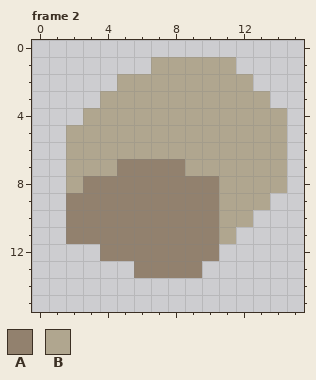
Pixel-art file, stored at levels_and_level_objects/hazards/mush_particles.aseprite. Above is the file before it was changed.
16x16 pixels, 3 frames. Shown: frame 2. The commit also changed other frames, which this record leaves out.
Palette (. is transparent): A #92816e  B #b0a68f
Pixels before, frame 2, first column x 2:
 1 .....BBBBB...
 2 ...BBBBBBBB..
 3 ..BBBBBBBBBB.
 4 .BBBBBBBBBBBB
 5 BBBBBBBBBBBBB
 6 BBBBBBBBBBBBB
 7 BBBAAAABBBBBB
 8 BAAAAAAAABBBB
 9 AAAAAAAAABBB.
10 AAAAAAAAABB..
11 AAAAAAAAAB...
12 ..AAAAAAA....
13 ....AAAA.....
Once edited:
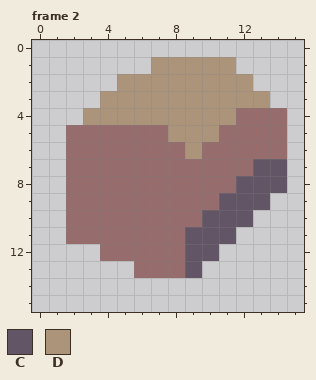
Colours new in this view: C #625565  D #ab947a
Change:
colour A: #92816e -> #966c6c
Changed rows in their new state; - is a pixel that keeps its letter.
Frame 2:
first column x 2:
 1 -----DDDDD---
 2 ---DDDDDDDD--
 3 --DDDDDDDDDD-
 4 -DDDDDDDDDAAA
 5 AAAAAADDDAAAA
 6 AAAAAAADAAAAA
 7 AAA----AAAACC
 8 A--------ACCC
 9 ---------CCC-
10 --------CCC--
11 -------CCC---
12 -------CC----
13 -------C-----
Pixel boxes of the changes (left, top, right, bottom) in both pictures:
changed: (66, 57, 287, 278)
